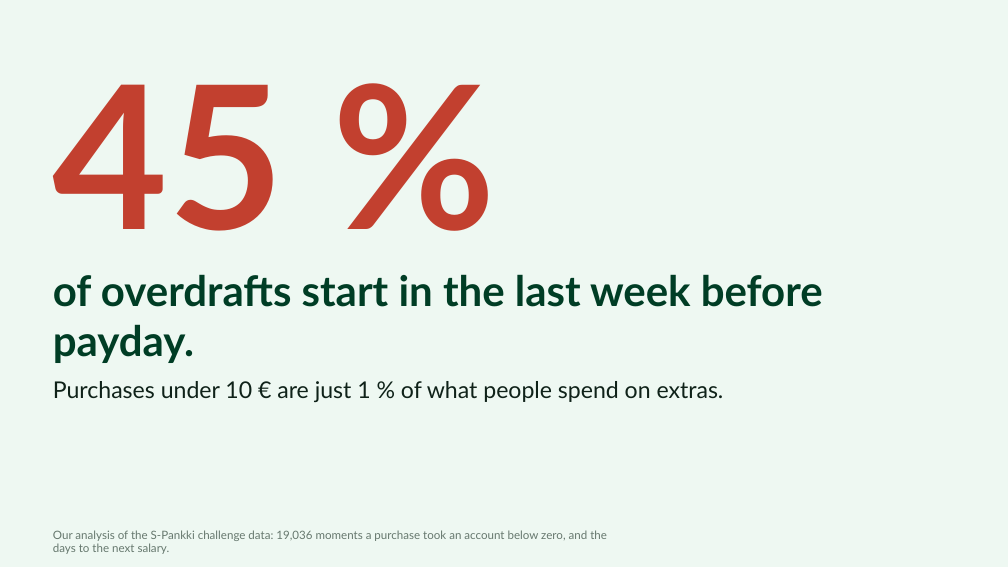
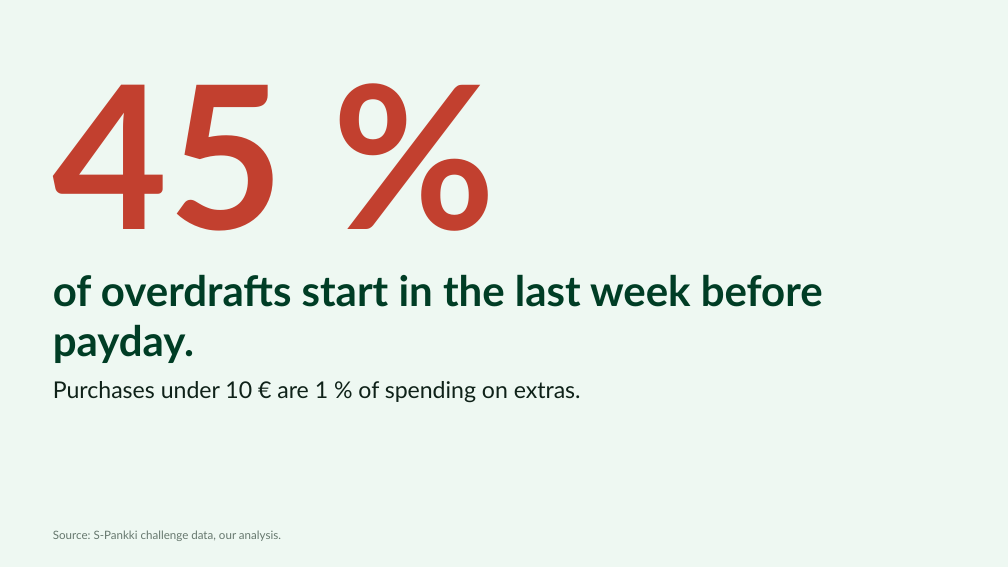
Before and after one commit to Asmoww/junction-s-pankki, a slide deck: slide 3 of docs/slides/S-Pankki-editorial.pptx. Drawn at 1008x567 pixels with LibreOffice and Linux fonts; fonts in the diff are those of the drawing. Boxes give left, top, right and bottom in pixels: in the first picture for what was removed or moved away, otherwise in the second. Text is boxed around its words. In the diff, an @@ line names an element or a change of style, - is before the commit and + after.

```diff
--- a/docs/slides/S-Pankki-editorial.pptx
+++ b/docs/slides/S-Pankki-editorial.pptx
@@ text at (53,381,581,403): text changed @@
-Purchases under 10 € are just 1 % of what people spend on extras.
+Purchases under 10 € are 1 % of spending on extras.
@@ text at (53,530,281,541): text changed @@
-Our analysis of the S-Pankki challenge data: 19,036 moments a purchase took an account below zero, and the days to the next salary.
+Source: S-Pankki challenge data, our analysis.
```
Also in this commit, not shown: 8 other slides changed, 4 other files.
